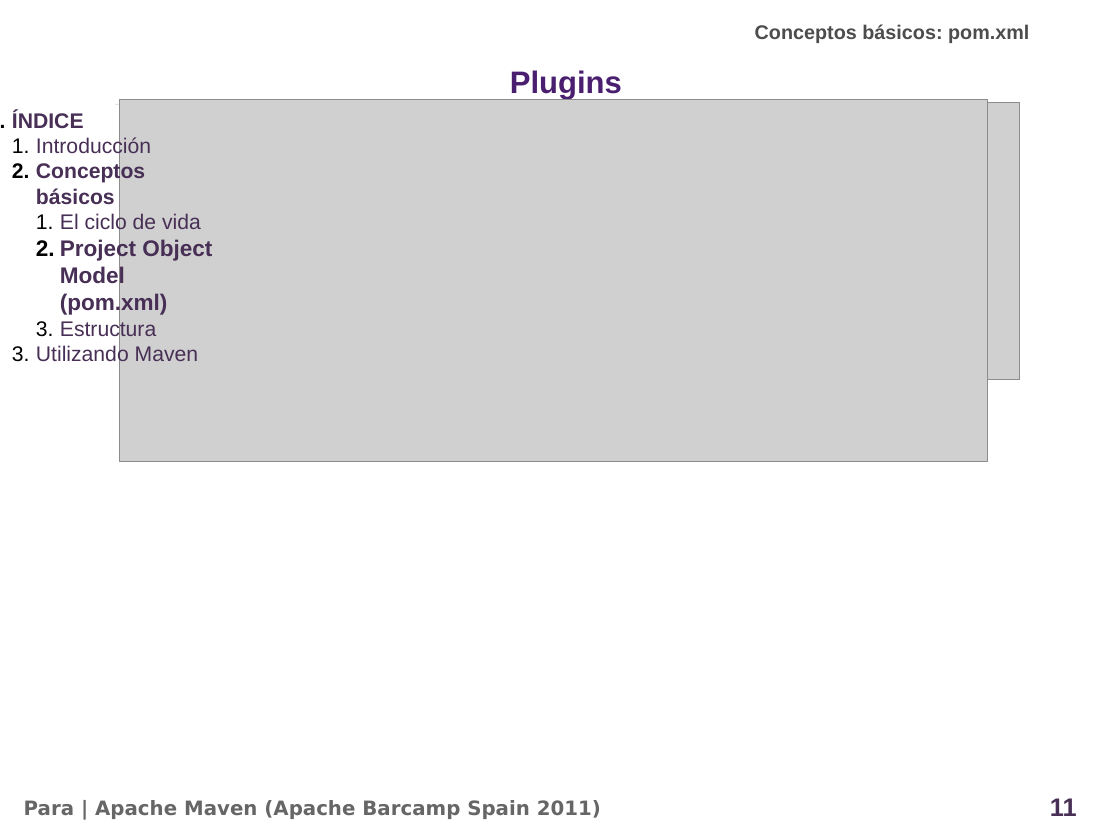
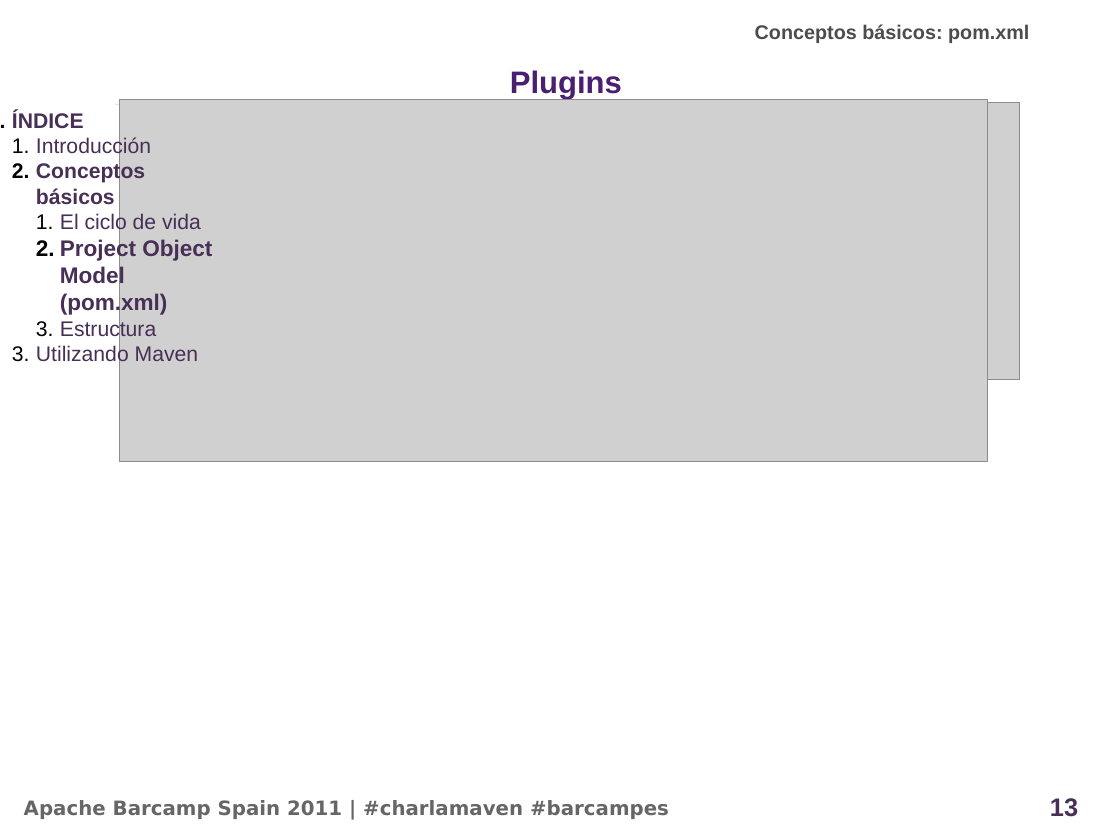
Before and after one commit to alediator/barcamp-maven, a slide deck: slide 13 of doc/slideshare_introduccion.odp (slide 11 before the commit). Drawn at 1120x840 pixels with LibreOffice and Linux fonts; fonts in the diff are those of the drawing; grey boxes stand for pictures; background and template pictures are left out. Boxes give left, top, right and bottom in pixels: in the first picture for what was removed or moved away, otherwise in the second. Text is boxed around its words. In the diff, an @@ line names an element or a change of style, - is before the commit and + after.

Commit message:
Presentacion de la charla basica a falta de utilidades

```diff
--- a/doc/slideshare_introduccion.odp
+++ b/doc/slideshare_introduccion.odp
@@ text at (24,800,669,819): text changed @@
-Para | Apache Maven (Apache Barcamp Spain 2011)
+Apache Barcamp Spain 2011 | #charlamaven #barcampes
@@ page number at (1050,798,1078,817): text changed @@
-11
+13
```
Also in this commit, not shown: 20 other slides changed, 5 slides added.
